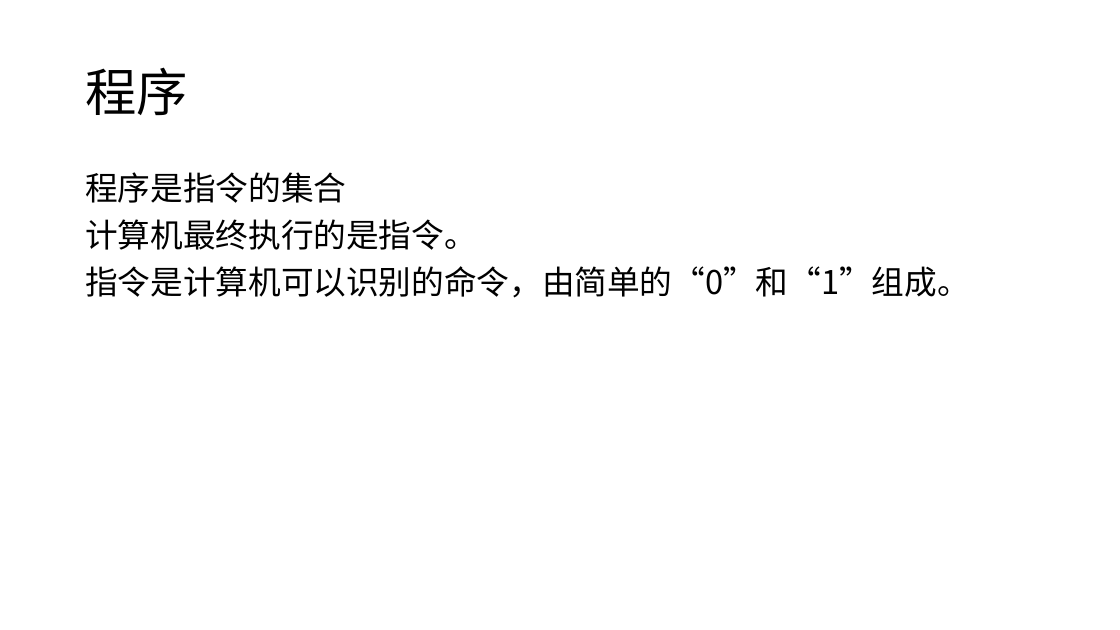
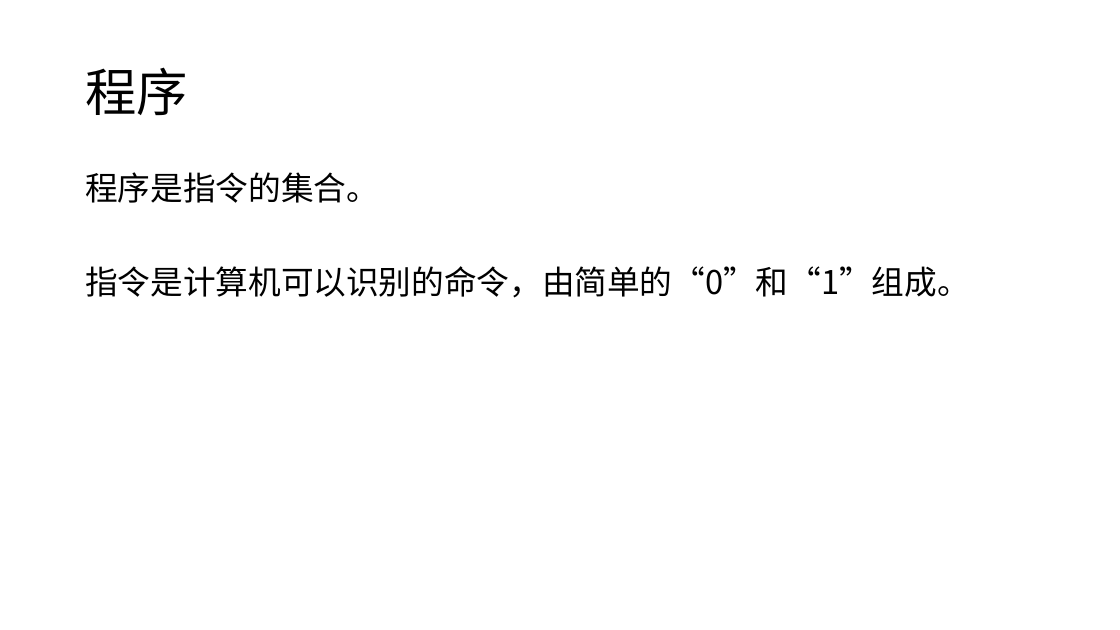
Before and after one commit to cloudspurs/klz, a slide deck: slide 4 of programming/pre_school.pptx (slide 3 before the commit). Drawn at 1120x630 pixels with LibreOffice and Linux fonts; fonts in the diff are those of the drawing. Boxes give left, top, right and bottom in pixels: in the first picture for what was removed or moved away, otherwise in the second. Text is boxed around its words. In the diff, an @@ line names an element or a change of style, - is before the commit and + after.

```diff
--- a/programming/pre_school.pptx
+++ b/programming/pre_school.pptx
@@ text at box(85, 172, 379, 203): text changed @@
-程序是指令的集合
-计算机最终执行的是指令。
+程序是指令的集合。
```
Also in this commit, not shown: 2 other slides changed, 1 slide added, 1 other file.
